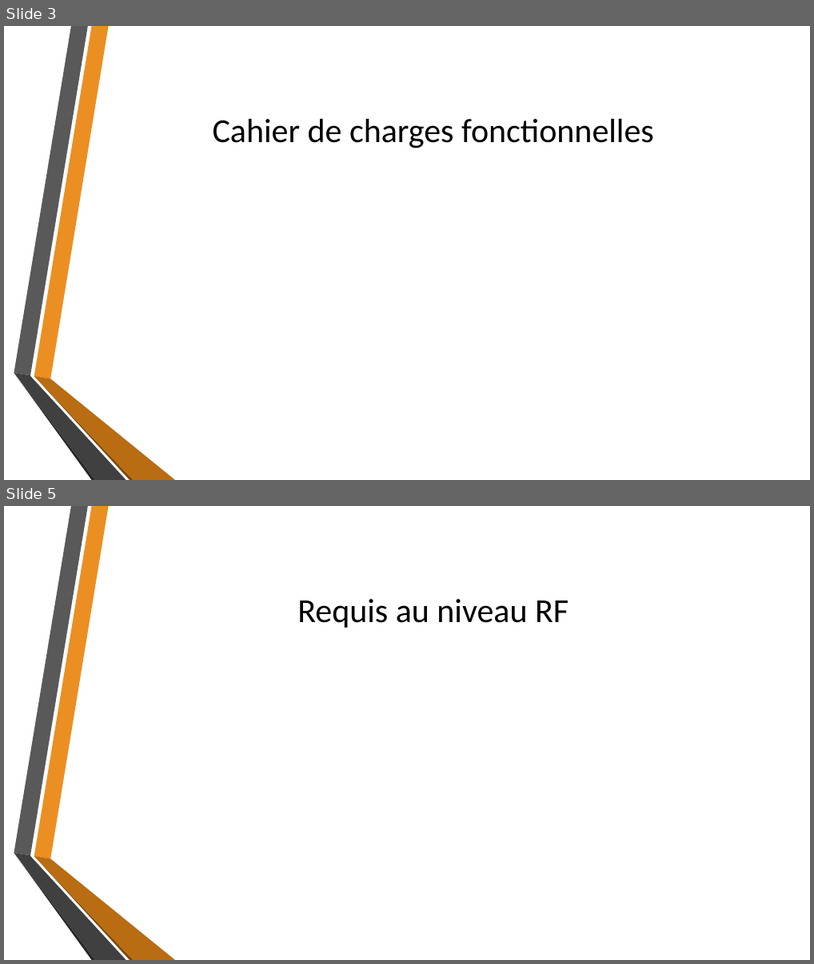
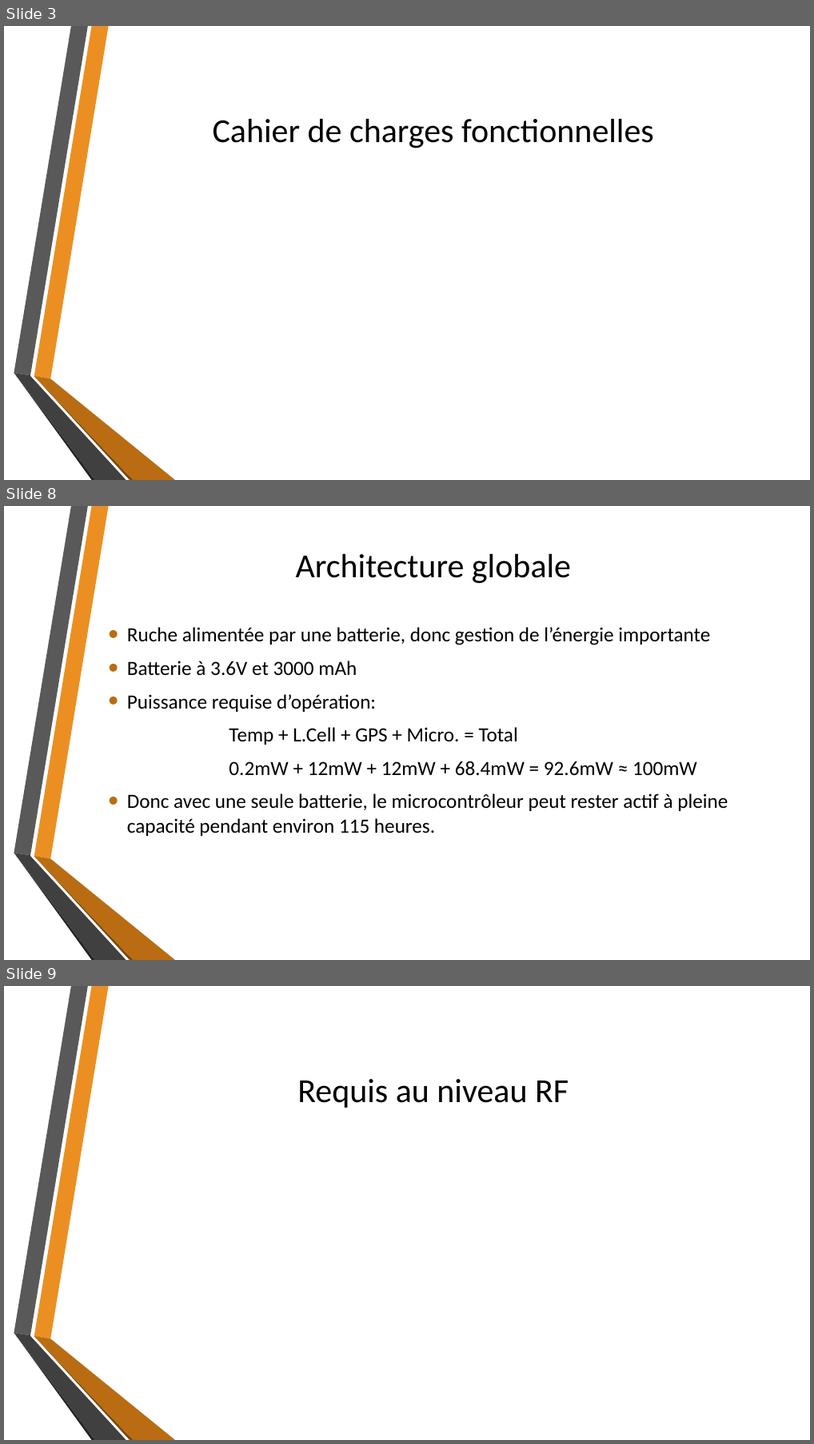
Before and after one commit to fisj2002/Projet_S6_Documentation, a slide deck: Dossier de Conception.pptx. Shown one above the other, each under a label of ours: slides 3 and 5 before the commit, slides 3, 8 and 9 after it; the slides between them are not shown. The pictures are 814x964 and 814x1444 pixels, drawn with LibreOffice and Linux fonts; fonts in the diff are those of the drawing; background and template pictures are left out. Boxes give left, top, right and bottom in pixels: in the first picture for what was removed or moved away, otherwise in the second. Text is boxed around its words. In the diff, an @@ line names an element or a change of style, - is before the commit and + after.

Commit message:
PT-25 Ajout de la section Architecture Globale

```diff
--- a/Dossier de Conception.pptx
+++ b/Dossier de Conception.pptx
@@ slide 8 added at [4,506,810,960], background picture (left out); not listed: 6 template elements that a slide beside it also shows @@
@@ title added at [296,554,571,584], 40 pt, text #000000 @@
+Architecture globale
@@ text added at [127,627,728,836], 24 pt, text #000000 @@
+• Ruche alimentée par une batterie, donc gestion de l’énergie importante
+• Batterie à 3.6V et 3000 mAh
+• Puissance requise d’opération:
+Temp + L.Cell + GPS + Micro. = Total
+0.2mW + 12mW + 12mW + 68.4mW = 92.6mW ≈ 100mW
+• Donc avec une seule batterie, le microcontrôleur peut rester actif à pleine capacité pendant environ 115 heures.
@@ what was slide 5 is now slide 9 @@
```
Also in this commit, not shown: 1 slide changed, 3 other slides added.
